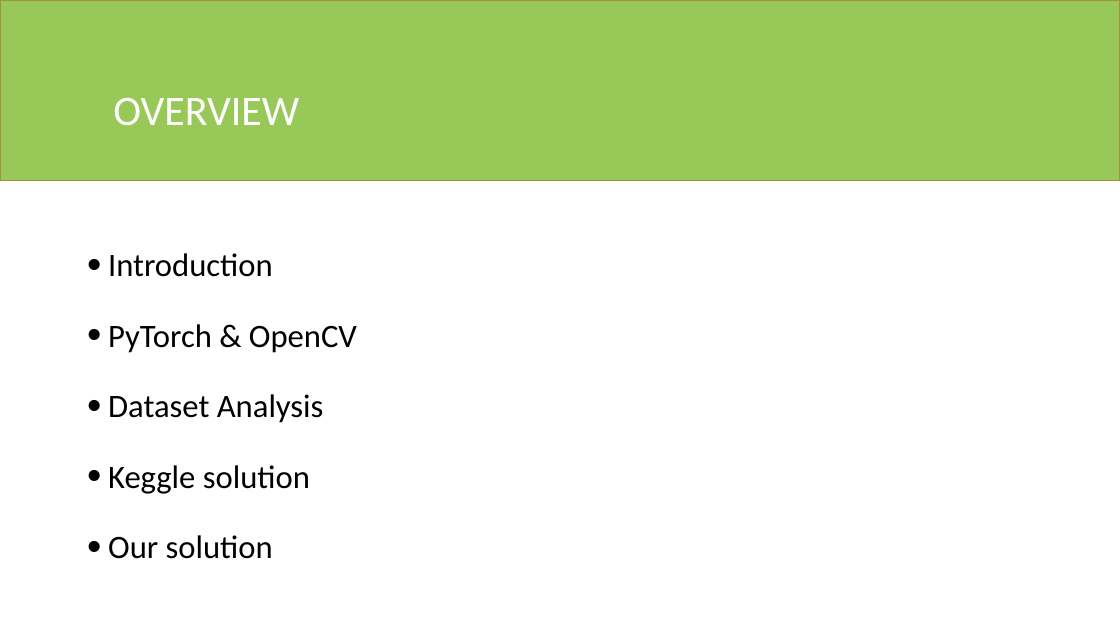
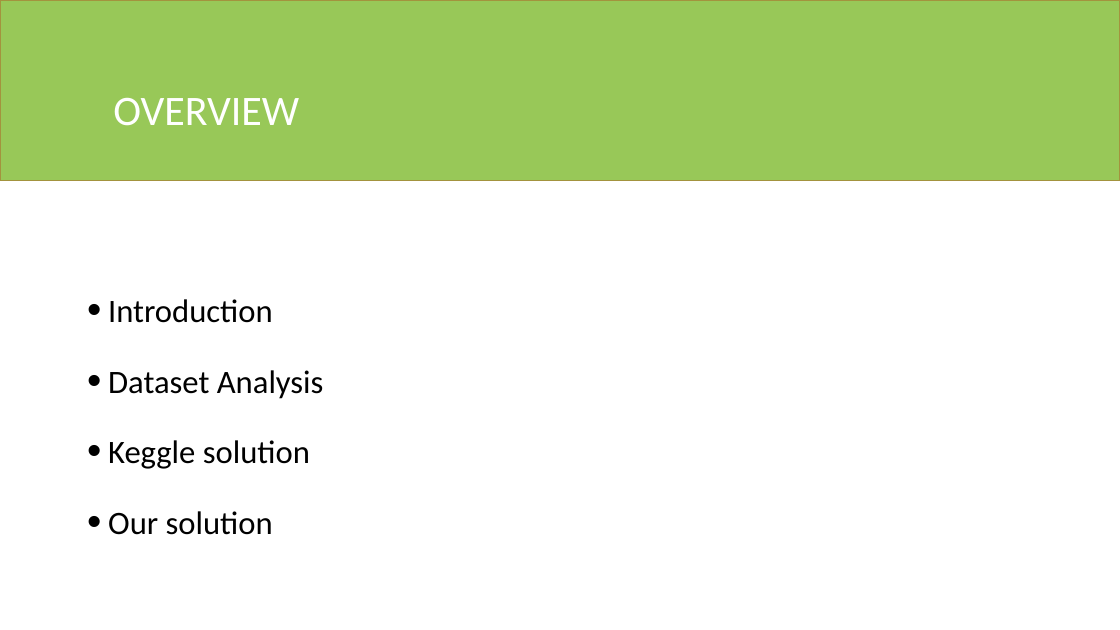
Before and after one commit to fedeloper/Biometrics2021, a slide deck: slide 2 of Facial Keypoints Detector.pptx. Drawn at 1120x630 pixels with LibreOffice and Linux fonts; fonts in the diff are those of the drawing. Boxes give left, top, right and bottom in pixels: in the first picture for what was removed or moved away, otherwise in the second. Text is boxed around its words. In the diff, an @@ line names an element or a change of style, - is before the commit and + after.

```diff
--- a/Facial Keypoints Detector.pptx
+++ b/Facial Keypoints Detector.pptx
@@ text "Introduction" moved from (x1=108, y1=253, x2=357, y2=559) to (x1=108, y1=299, x2=324, y2=535) @@
@@ text at (x1=108, y1=324, x2=357, y2=353): paragraph removed @@
-• PyTorch & OpenCV
```
